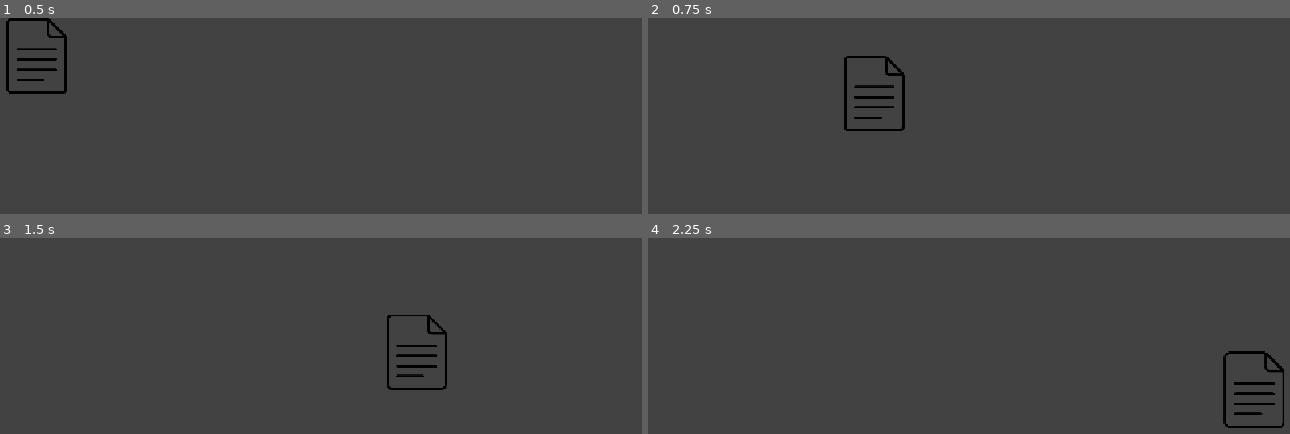
Above: before the commit, frames 1-4 (two rows, left to right).
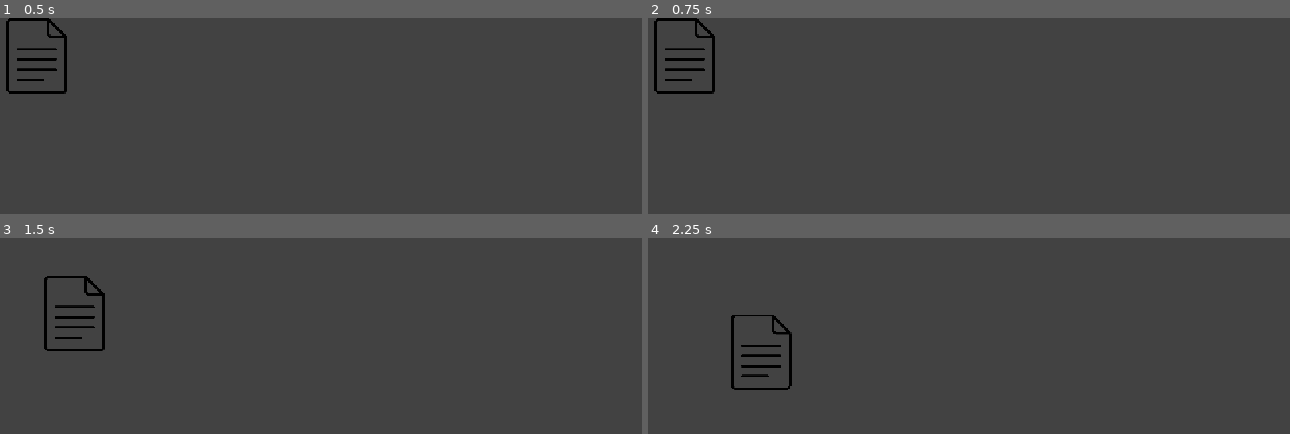
Above: after the commit, the same moments.

Repository: SengulC/pdoom
Game: Godot game, scene res://scenes/level.tscn
Same seed, same stepped clock (60 frames per second), same inputs: the game is played once before the commit and once after it.
Inputs (mouse positions are in pixels of both pictures, inside the frame that each line leads up to; where the layout moved, square brackets give the same spot in the first picture):
- Up to frame 1 (0.5 s): no input
- Up to frame 2 (0.75 s): click (686, 55) at 0.5 s
- Up to frame 3 (1.5 s): click (38, 275) [224, 314] at 1.25 s
- Up to frame 4 (2.25 s): click (725, 314) [1065, 351] at 2 s

Frame 1 is identical in both runs. In frame 2, 1.8% of the frame differs, in the area x 0-41%, y 0-58%; in frame 3, 1.7%; in frame 4, 1.7%.

Commit message:
Somewhat cleaner file movement

Diff:
--- a/pdoom-game/scripts/file.gd
+++ b/pdoom-game/scripts/file.gd
@@ -15,13 +15,17 @@
 		_drag()
 	if currState == fileStates.DROPPED:
 		_drop()
+	#print(Input.get_last_mouse_velocity())
 
 func _drag():
 	print("dragging")
-	var currentMousePos = get_global_mouse_position()
-	var offsetVector = Vector2(0, 0)
-	var finalFilePos = currentMousePos + offsetVector
-	position = finalFilePos
+	if Input.get_last_mouse_velocity().abs() > Vector2.ZERO:
+		var currentMousePos = get_global_mouse_position()
+		var offsetVector = Vector2((size.x*scale.x)/pivot_offset_ratio.x, 0)
+		#var offsetVector = Vector2(-250,0)
+		var finalFilePos = currentMousePos - offsetVector
+		position = finalFilePos
+		print(position, currentMousePos)
 
 func _drop():
 	print("dropping")
@@ -29,6 +33,7 @@
 	currState = fileStates.IDLE
 
 func _input(event):
+	# if user's mouse is in area of file, has clicked, and the mouse is in motion
 	if event.is_action_pressed("lmb_click") and mouseInArea:
 		currState = fileStates.DRAGGING
 	if event.is_action_released("lmb_click"):
